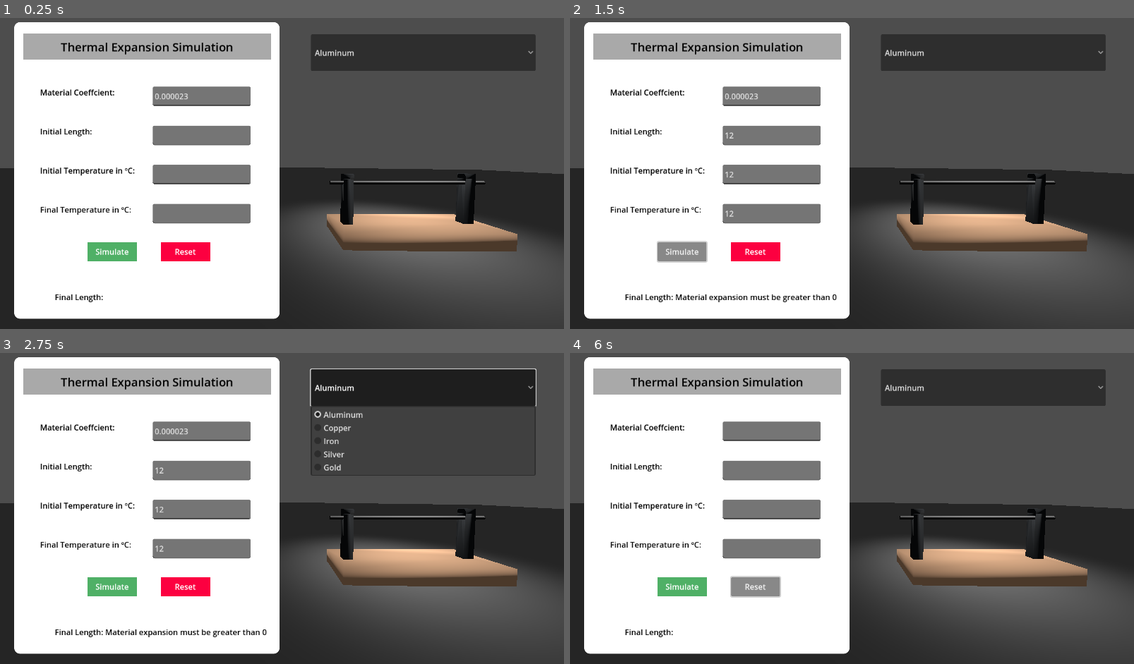
Above: before the commit, frames 1-4 (two rows, left to right).
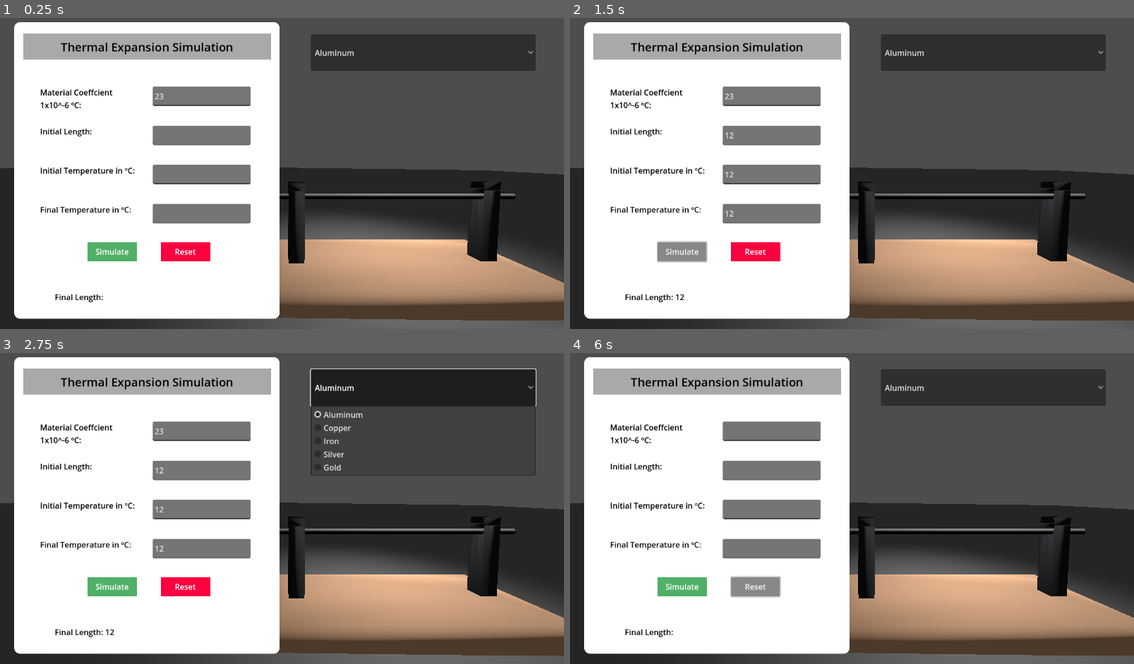
Above: after the commit, the same moments.

Repository: rohb22/thermal-expansion-simulator
Game: Godot game, scene res://node_3d.tscn
The game is run twice, just before and just after one commit, with the same random seed, the same clock (stepped at 60 frames per second) and the same inputs.
Inputs (mouse positions are in pixels of both pictures, inside the frame that each line leads up to):
- Up to frame 1 (0.25 s): no input
- Up to frame 2 (1.5 s): click (773, 173) at 0.52 s; type "12" at 0.6 s; click (773, 136) at 0.75 s; type "12" at 0.83 s; click (773, 213) at 0.98 s; type "12" at 1.07 s; click "Simulate" at 1.25 s
- Up to frame 3 (2.75 s): click "Aluminum" at 2 s
- Up to frame 4 (6 s): click "Simulate" at 2.75 s; click "Aluminum" at 3.5 s; click "Simulate" at 4.25 s; click "Aluminum" at 5 s; click "Reset" at 5.75 s

The runs differ from the first frame. In frame 1, 17% of the frame differs, in the area x 2-100%, y 23-100%; in frame 2, 18%; in frame 3, 18%; in frame 4, 17%.

Commit message:
new scene viewport

Diff:
--- a/godot/node_3d.tscn
+++ b/godot/node_3d.tscn
@@ -53,7 +53,7 @@
 surface_material_override/0 = SubResource("StandardMaterial3D_2jw7d")
 
 [node name="Camera3D" type="Camera3D" parent="."]
-transform = Transform3D(1, 0, 0, 0, 0.998629, 0.0523359, 0, -0.0523359, 0.998629, -3.88, 2.065, 5.945)
+transform = Transform3D(1, 0, 0, 0, 0.998629, 0.0523359, 0, -0.0523359, 0.998629, -2.415, 2.065, 3.955)
 environment = SubResource("Environment_oclfo")
 current = true
 
@@ -128,15 +128,16 @@
 offset_top = 132.0
 offset_right = 483.0
 offset_bottom = 172.0
-text = "0.000023"
+text = "23"
 
 [node name="Label" type="Label" parent="CanvasLayer/Panel/coefficient"]
 layout_mode = 0
 offset_left = -230.0
-offset_right = -77.0
-offset_bottom = 23.0
+offset_right = 6.0
+offset_bottom = 34.0
 theme_override_colors/font_color = Color(0, 0, 0, 1)
-text = "Material Coeffcient:"
+text = "Material Coeffcient
+1x10^-6 ºC:"
 
 [node name="final_temp" type="LineEdit" parent="CanvasLayer/Panel"]
 layout_mode = 0
